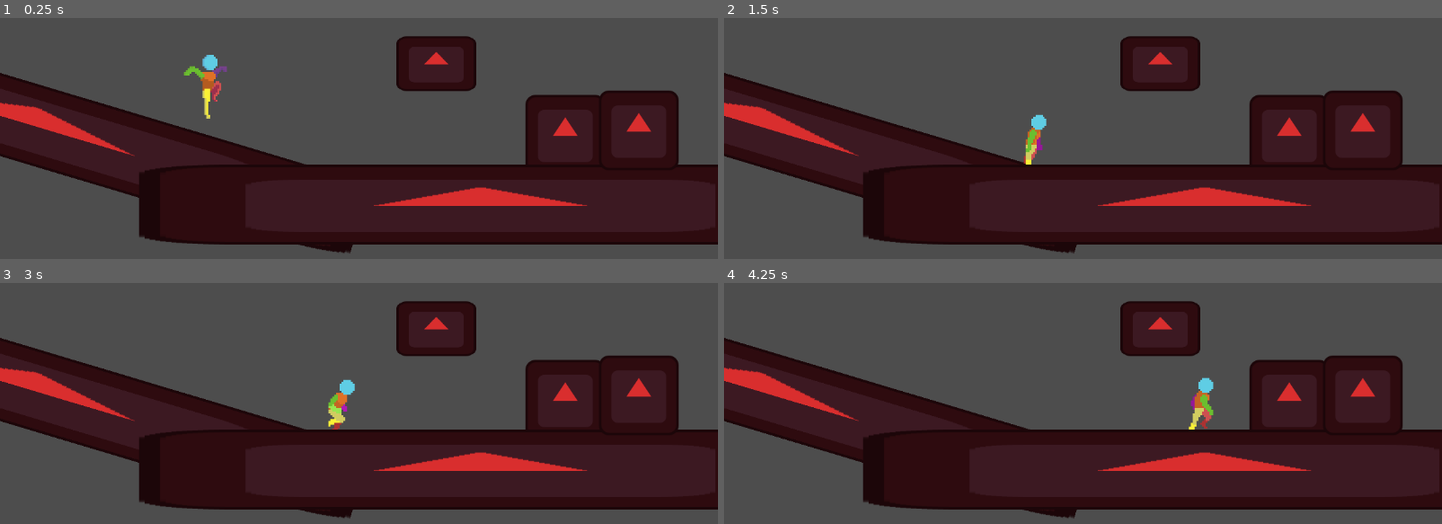
Above: before the commit, frames 1-4 (two rows, left to right).
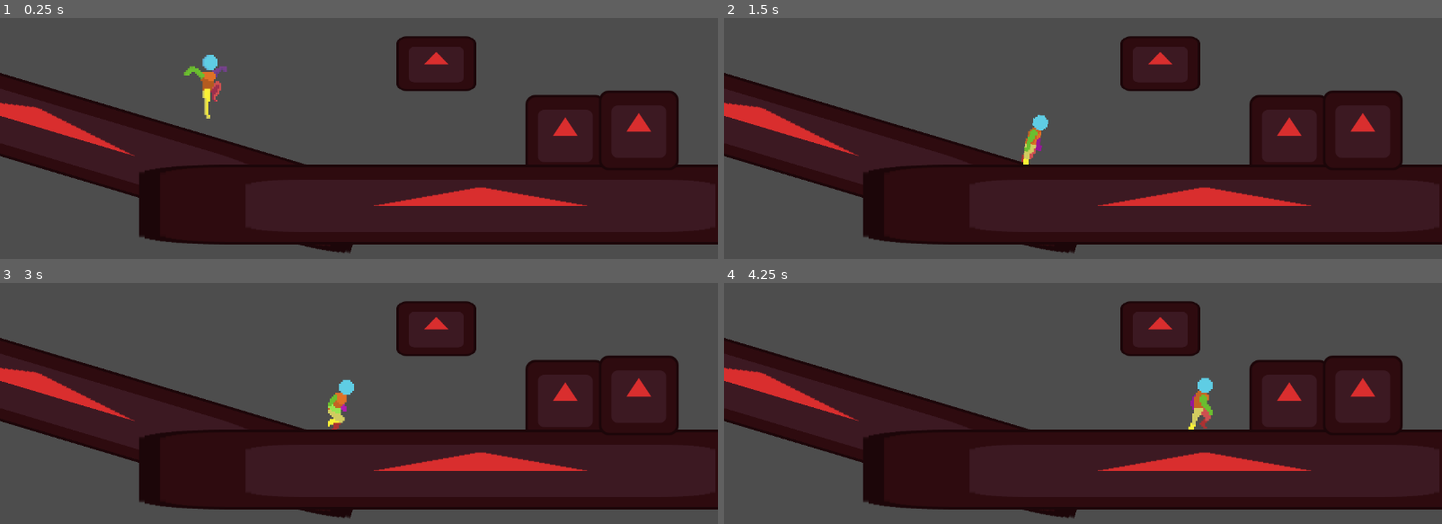
Above: after the commit, the same moments.

Repository: TatusFilipek/GodotTryEndError
Game: Godot game, scene res://scenes/main.tscn
Same seed, same stepped clock (60 frames per second), same inputs: the game is played once before the commit and once after it. The engine's default icon, where the game draws it, is replaced by a stand-in: a white triangle on a blue panel in a dark square.
Inputs (mouse positions are in pixels of both pictures, inside the frame that each line leads up to):
- Up to frame 1 (0.25 s): no input
- Up to frame 2 (1.5 s): move the mouse to (1240, 58) at 0.52 s; press the mouse at (1240, 58) at 0.53 s; hold D (moveRight) from 0.53 s (still down); tap Space (jump) at 0.77 s; move the mouse to (939, 99) at 1.27 s; release the mouse at (939, 99) at 1.28 s; tap Ctrl (crouch) at 1.35 s
- Up to frame 3 (3 s): tap Space (jump) at 1.52 s; click (215, 364) at 1.55 s; move the mouse to (outside the picture) at 2.02 s; release D (moveRight) at 2.03 s; press the mouse at (outside the picture) at 2.03 s; hold A (moveLeft) 2.03-2.78 s; move the mouse to (323, 425) at 2.77 s; release the mouse at (323, 425) at 2.78 s; hold D (moveRight) from 2.78 s (still down); tap Alt (sprint) at 2.85 s
- Up to frame 4 (4.25 s): keep holding D (moveRight); tap Space (jump) at 3.02, 3.77 s; click (1047, 425) at 3.05 s; move the mouse to (1298, 403) at 3.52 s; press the mouse at (1298, 403) at 3.53 s

Frame 1 is identical in both runs. In frame 2, 0.2% of the frame differs, in the area x 41-46%, y 39-61%; in frame 3, less than 0.1%; in frame 4, 0.1%.

Commit message:
Grawitacja juz nie jest liczona jak jest sie na ziemi plus obrot postaci jest obliczany dokladniej za pomoca raycastow

Diff:
--- a/scenes/player.tscn
+++ b/scenes/player.tscn
@@ -1307,6 +1307,7 @@
 height = 96.0
 
 [node name="Player" type="CharacterBody2D" unique_id=97587854 node_paths=PackedStringArray("CheckWall", "CheckLedge", "CheckHead", "CheckFloorFront", "CheckFloorBack", "CheckSpace", "Collider", "Sprite")]
+floor_snap_length = 15.0
 script = ExtResource("1_0wfyh")
 sprintMovementMult = 1.75
 jumpForce = 500
@@ -1331,13 +1332,13 @@
 
 [node name="CheckFloorFront" type="RayCast2D" parent="." unique_id=1992772984]
 modulate = Color(0, 0, 0, 1)
-position = Vector2(16, 30)
-target_position = Vector2(0, 31)
+position = Vector2(16, 31)
+target_position = Vector2(0, 30)
 
 [node name="CheckFloorBack" type="RayCast2D" parent="." unique_id=723136818]
 modulate = Color(0, 0, 0, 1)
-position = Vector2(-16, 30)
-target_position = Vector2(0, 31)
+position = Vector2(-16, 31)
+target_position = Vector2(0, 30)
 
 [node name="CheckHead" type="RayCast2D" parent="." unique_id=566196917]
 modulate = Color(0, 0, 0, 1)
--- a/scripts/groundStates.gd
+++ b/scripts/groundStates.gd
@@ -12,6 +12,9 @@
 func physics_update(_delta: float) -> void:
 	super.physics_update(_delta)
 
+	core.CheckFloorBack.force_raycast_update()
+	core.CheckFloorFront.force_raycast_update()
+
 	if not core.is_on_floor() and not core.CheckFloorFront.is_colliding() and not core.CheckFloorBack.is_colliding():
 		machine.change_state("FallIdle")
 		return
@@ -25,6 +28,4 @@
 	if core.is_on_wall():
 		machine.change_state("WallTouch")
 		return
-
-	core.velocity.y += core.CalcGravity() * _delta; # Gravity
 	pass
--- a/scripts/player.gd
+++ b/scripts/player.gd
@@ -46,6 +46,8 @@
 var jumping : bool = false
 var canChangeDir : bool = true
 
+var spriteRotation : float
+
 func _ready() -> void:
 	sprite = get_node("AnimatedSprite2D")
 	CheckLedge = get_node("CheckLedge")
@@ -77,9 +79,14 @@
 	return movementDirection
 
 func GetSpriteOrientation() -> void:
+	CheckFloorBack.force_raycast_update()
+	CheckFloorFront.force_raycast_update()
+
 	if is_on_floor_only() and CheckFloorFront.is_colliding() and CheckFloorBack.is_colliding():
-		sprite.rotation = get_floor_angle(Vector2(0, -1))
-		#sprite.rotate(get_floor_angle(Vector2(0, -1)))
+		spriteRotation = abs(CheckFloorFront.get_collision_point().y - CheckFloorBack.get_collision_point().y) * .03
+
+		sprite.rotation = spriteRotation
+		#sprite.rotate(spriteRotation)
 	else:
 		sprite.rotation = 0
 
@@ -141,12 +148,10 @@
 	return gravityMultiplier * gravityForce + velocity.y * gravityMultiplier/100
 
 #TODO:
-	#add ledge grab and ledge climb
+	#add a camera that follows a player
 	#add dashing or rolling i will decide later
-	#add a camera that follows a player
 	#add an enemy
 	#add a core that all entities will have
-	#before playing the animation check if the state needs to be changed
 
 #NOTE:
 	#if there is a bug that stops me whenever im jumping just like in the other game i made that means i have to remove the line that sets velocity to zero whenever i enter any idle state
